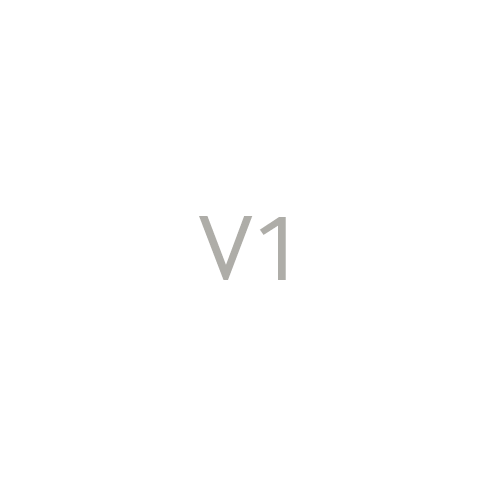
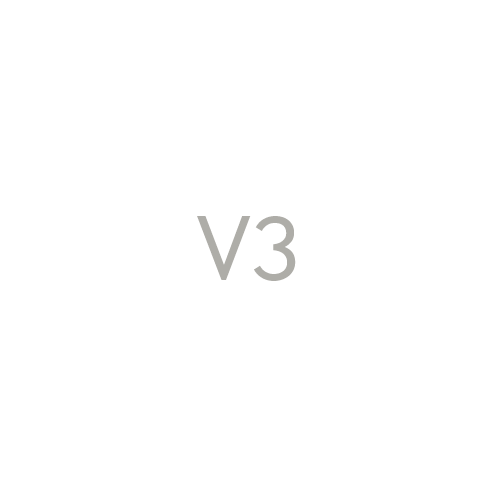
Comparing the layer stacks of the two 500px x 500px images. Changes:
added group "Layer" with 2 layers above "Layer 1" over [197, 216, 296, 281]
added layer "V1" in group "Layer" over [197, 216, 296, 281]
moved "Background" into group "Layer" over [197, 216, 296, 281]
renamed "V1" to "Layer 1", painted on it over [199, 216, 286, 280]
